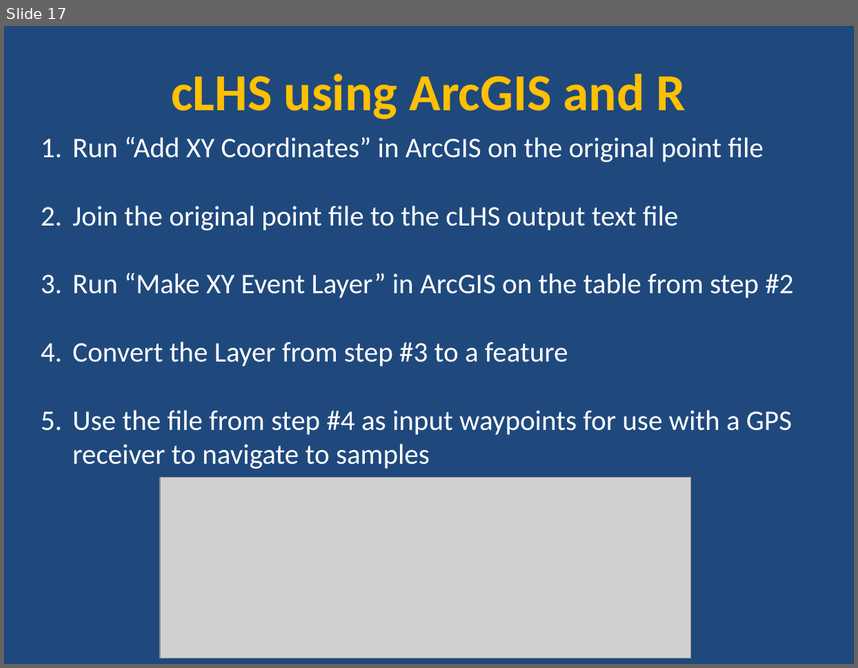
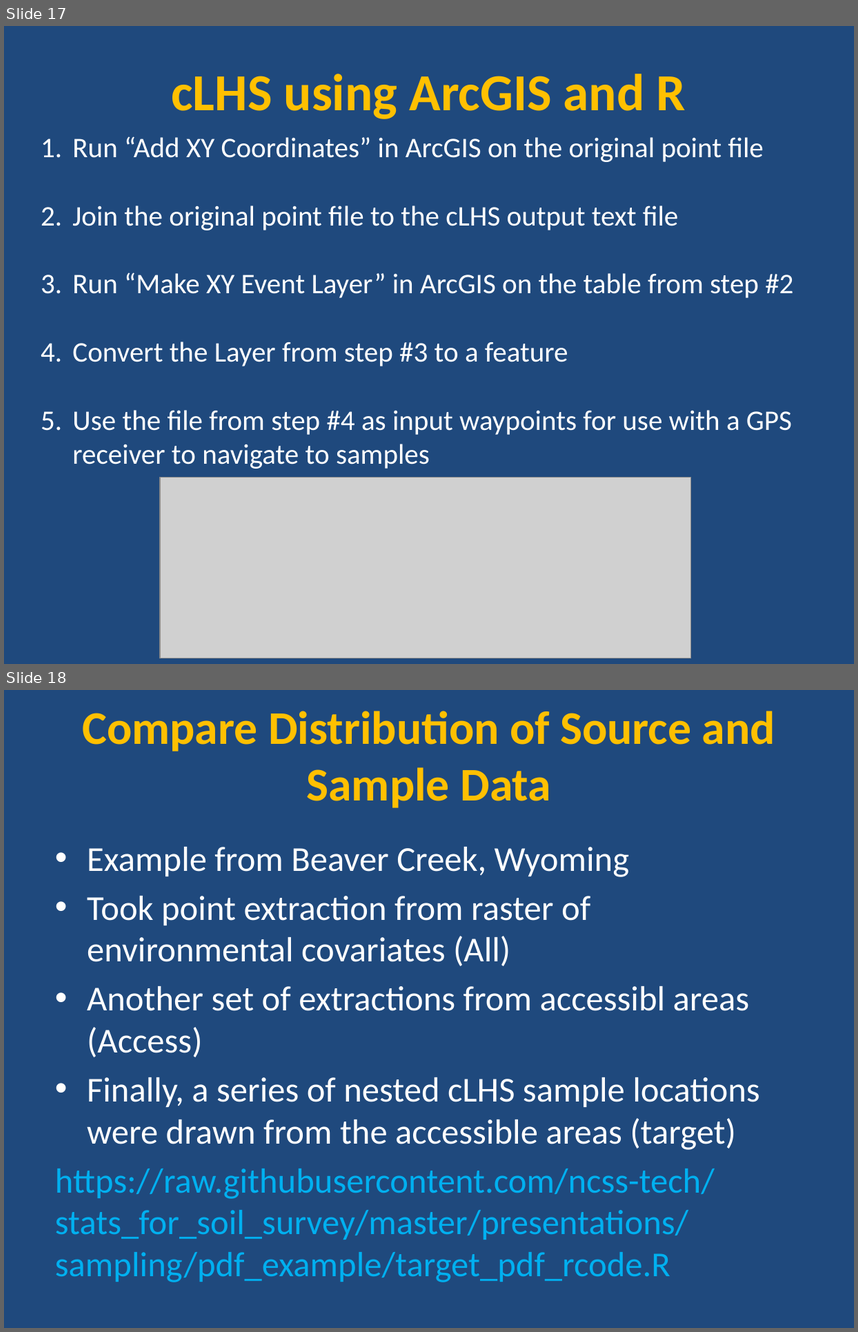
Before and after one commit to ncss-tech/stats_for_soil_survey, a slide deck: presentations/sampling/cLHS_sampling_R_example.pptx. Shown one above the other, each under a label of ours: slide 17 before the commit, slides 17 and 18 after it. The pictures are 858x668 and 858x1332 pixels, drawn with LibreOffice and Linux fonts; fonts in the diff are those of the drawing; grey boxes stand for pictures. Boxes give left, top, right and bottom in pixels: in the first picture for what was removed or moved away, otherwise in the second. Text is boxed around its words. In the diff, an @@ line names an element or a change of style, - is before the commit and + after.

```diff
--- a/presentations/sampling/cLHS_sampling_R_example.pptx
+++ b/presentations/sampling/cLHS_sampling_R_example.pptx
@@ slide 18 added at (x1=4, y1=690, x2=854, y2=1328), background #1F497D @@
@@ title added at (x1=82, y1=711, x2=775, y2=808), 39.6 pt, text #FFC000, bold @@
+Compare Distribution of Source and Sample Data
@@ text added at (x1=55, y1=847, x2=760, y2=1282), 29.6 pt, text #FFFFFF @@
+• Example from Beaver Creek, Wyoming
+• Took point extraction from raster of environmental covariates (All)
+• Another set of extractions from accessibl areas (Access)
+• Finally, a series of nested cLHS sample locations were drawn from the accessible areas (target)
+https://raw.githubusercontent.com/ncss-tech/stats_for_soil_survey/master/presentations/sampling/pdf_example/target_pdf_rcode.R
```
Also in this commit, not shown: 1 other slide added, 3 other files.
